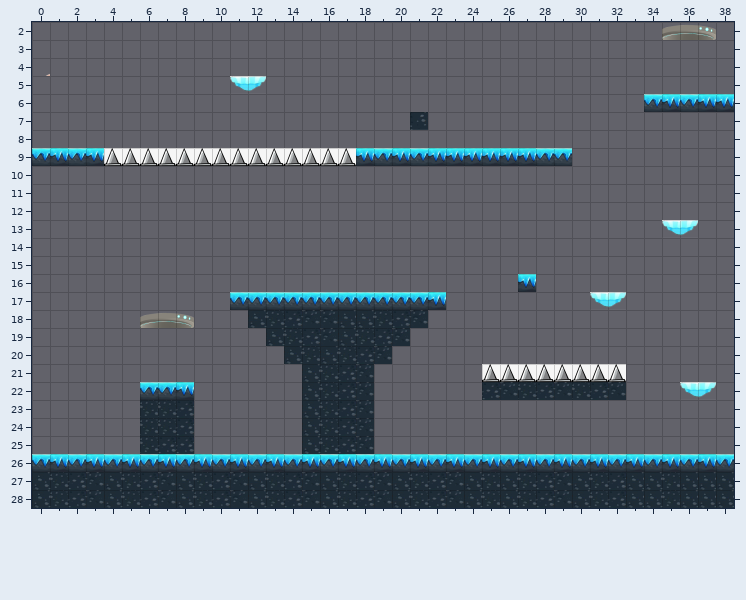
Level history. Tiled map: assets/levels/level_2/Level_2.tmx. This is how it looked before the edit.
Cells are 180x180 px. Shown: x 0..38, y 2..28.
Once edited:
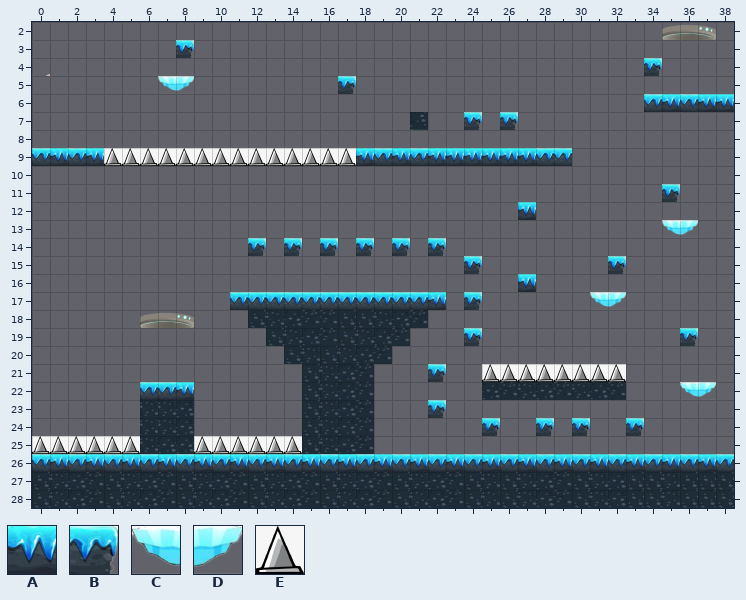
Key: from "Untitled design (4)": A 1, B 2, C 3, D 5; from "spikef": E 0.
_ is an empty cell.
What changed:
Layer "boundary":
Tile C is added in row 5 at x 7.
Tile D is added in row 5 at x 8.
The edit erases tile C in row 5 at x 11.
The edit erases tile D in row 5 at x 12.
Layer "rewards":
Tile B is added in row 3 at x 8; in row 4 at x 34; in row 5 at x 17; in row 7 at x 24 and 26; in row 11 at x 35; in row 14 at x 12, 14, 16, 18, 20 and 22.
Tile B is added in row 15 at x 24 and 32; in row 17 at x 24; in row 19 at x 24 and 36; in row 21 at x 22; in row 23 at x 22; in row 24 at x 25, 28, 30 and 33.
Layer "wheel":
Tile A is added in row 12 at x 27.
Layer "Obstacles":
Tile E is added in row 25 at x 0 to 5 and 9 to 14.
